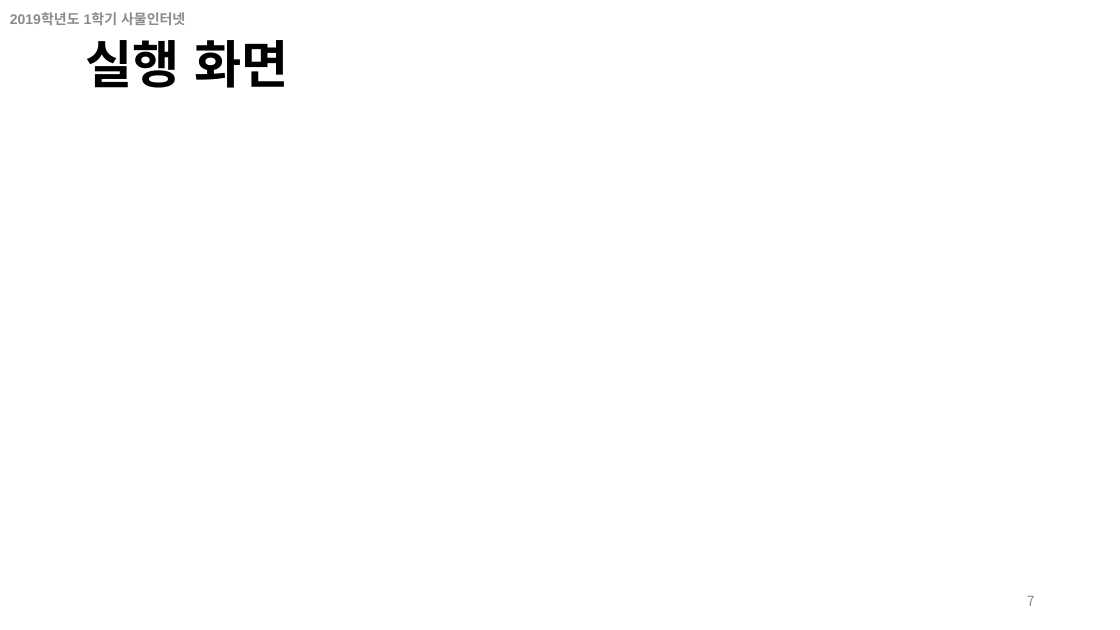
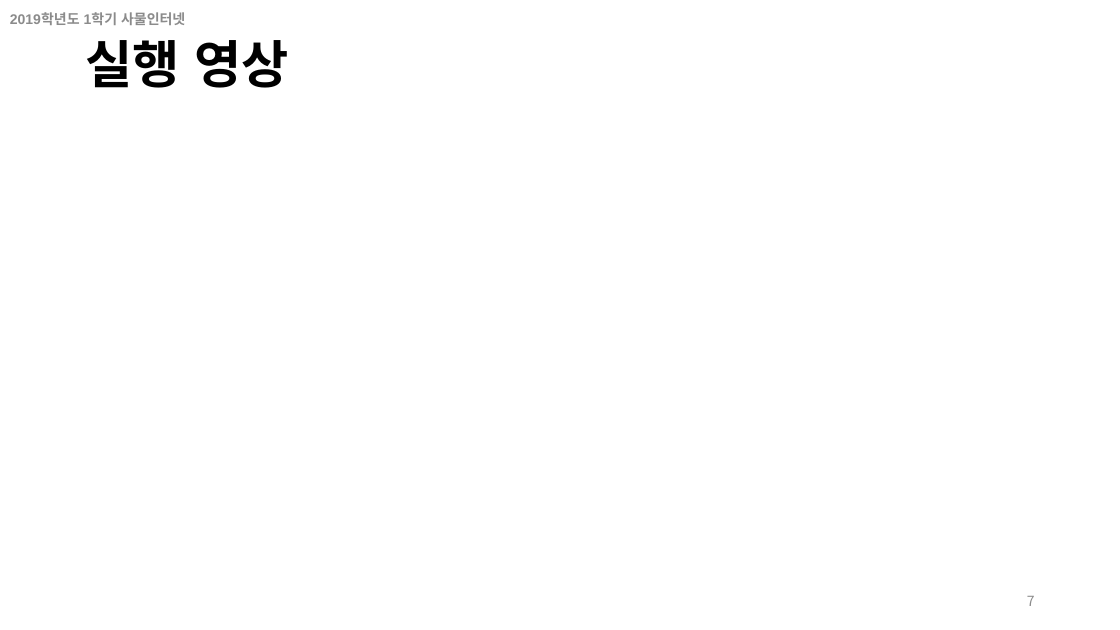
Before and after one commit to iot2019/Week13, a slide deck: slide 7 of 4. 프로젝트발표양식.pptx. Drawn at 1120x630 pixels with LibreOffice and Linux fonts; fonts in the diff are those of the drawing. Boxes give left, top, right and bottom in pixels: in the first picture for what was removed or moved away, otherwise in the second. Text is boxed around its words. In the diff, an @@ line names an element or a change of style, - is before the commit and + after.

```diff
--- a/4. 프로젝트발표양식.pptx
+++ b/4. 프로젝트발표양식.pptx
@@ title at bbox=[85, 40, 288, 88]: text changed @@
-실행 화면
+실행 영상
```
Also in this commit, not shown: 1 other slide changed.
